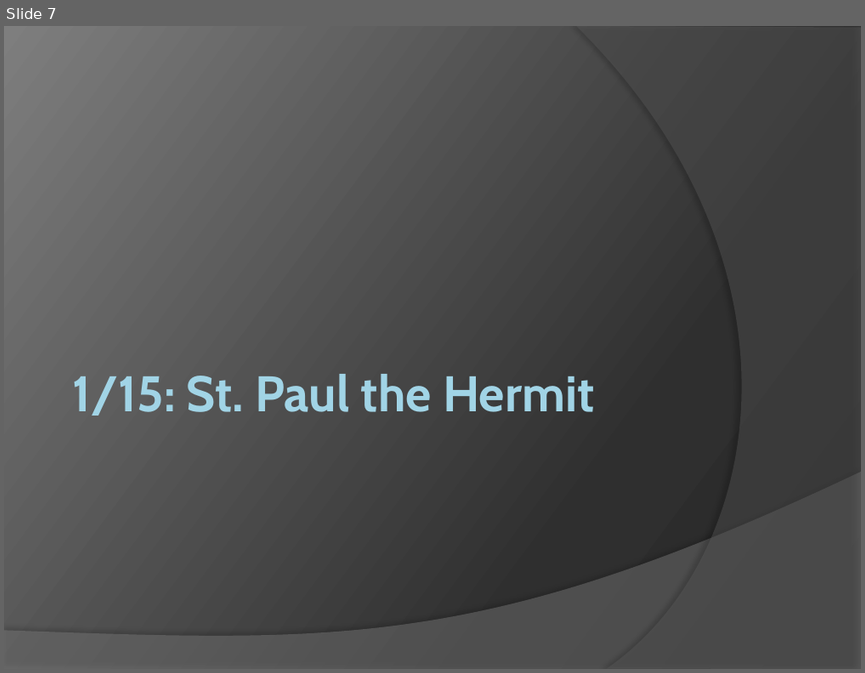
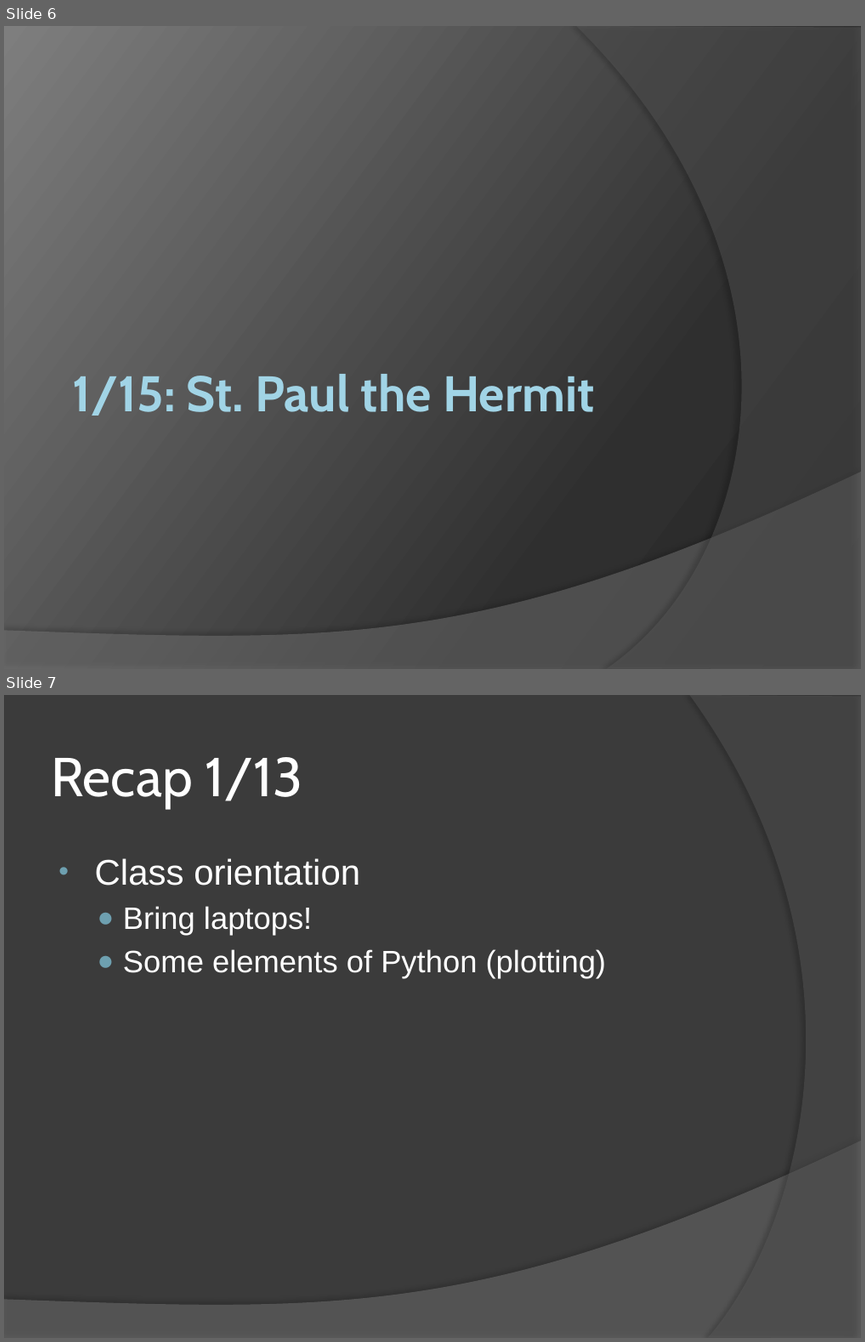
Before and after one commit to patrick-flynn/CSE10101, a slide deck: lecture/CSE10101.pptx. Shown one above the other, each under a label of ours: slide 7 before the commit, slides 6 and 7 after it. The pictures are 865x673 and 865x1342 pixels, drawn with LibreOffice and Linux fonts; fonts in the diff are those of the drawing. Boxes give left, top, right and bottom in pixels: in the first picture for what was removed or moved away, otherwise in the second. Text is boxed around its words. In the diff, an @@ line names an element or a change of style, - is before the commit and + after.

```diff
--- a/lecture/CSE10101.pptx
+++ b/lecture/CSE10101.pptx
@@ slide 7 added at (4, 695, 861, 1338), background #3B3B3B; not listed: 1 template element that a slide beside it also shows @@
@@ freeform shape added at (689, 695, 861, 1338), fill #5E5E5E at 40% opacity @@
@@ title added at (51, 757, 302, 808), 46 pt, text #FFFFFF @@
+Recap 1/13
@@ text added at (95, 858, 606, 978), 26 pt, text #FFFFFF @@
+• Class orientation
+  ● Bring laptops!
+  ● Some elements of Python (plotting)
@@ what was slide 7 is now slide 6 @@
```
Also in this commit, not shown: 1 other slide added.
